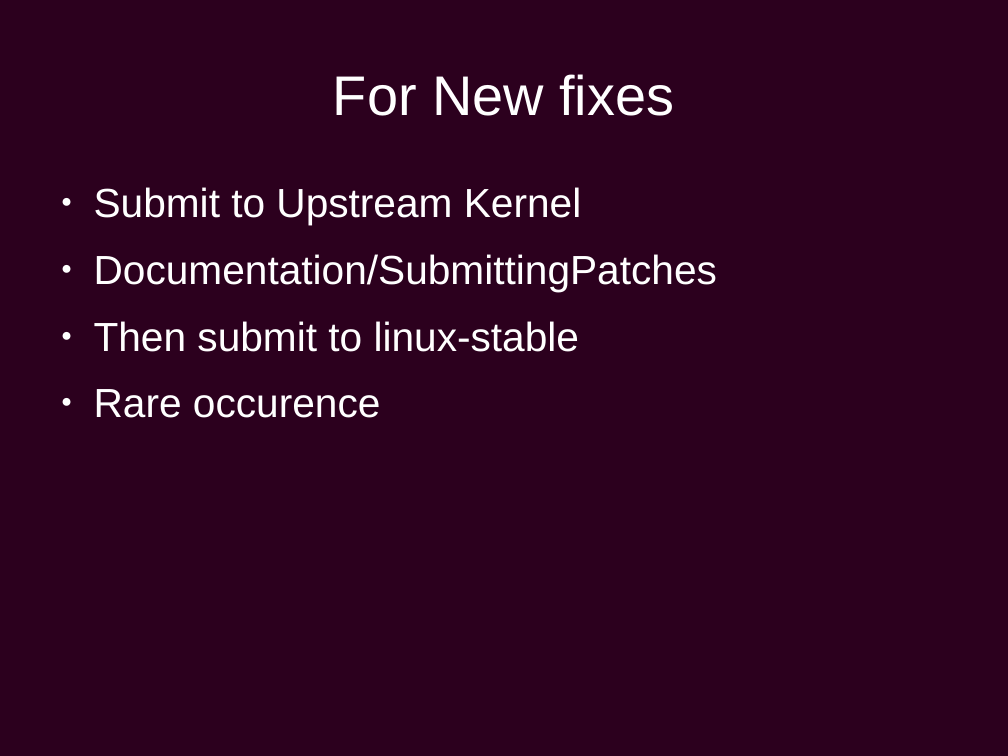
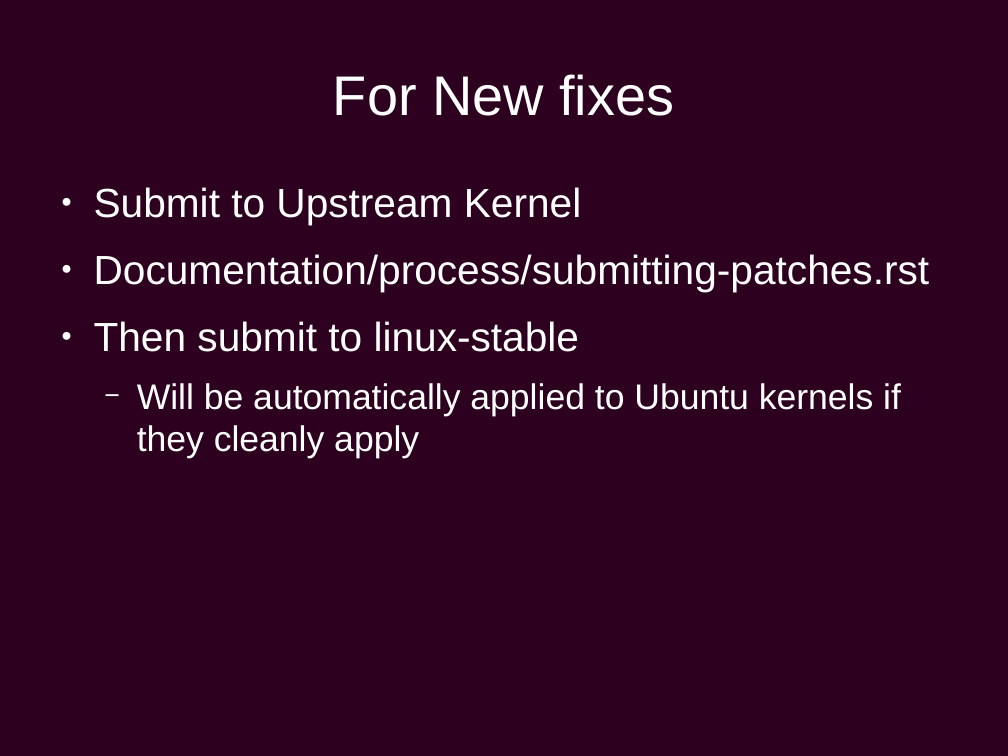
Before and after one commit to chiluk/presentations, a slide deck: slide 34 of Ubuntu Development.odp (slide 29 before the commit). Drawn at 1008x756 pixels with LibreOffice and Linux fonts; fonts in the diff are those of the drawing; background and template pictures are left out. Boxes give left, top, right and bottom in pixels: in the first picture for what was removed or moved away, otherwise in the second. Text is boxed around its words. In the diff, an @@ line names an element or a change of style, - is before the commit and + after.

```diff
--- a/Ubuntu Development.odp
+++ b/Ubuntu Development.odp
@@ text at (94,254,930,291): text changed @@
-● Documentation/SubmittingPatches
+● Documentation/process/submitting-patches.rst
@@ text at (137,383,901,459): text changed; size 32 to 28 pt @@
-● Rare occurence
+  − Will be automatically applied to Ubuntu kernels if they cleanly apply
```
Also in this commit, not shown: 23 other slides changed, 5 slides added.
